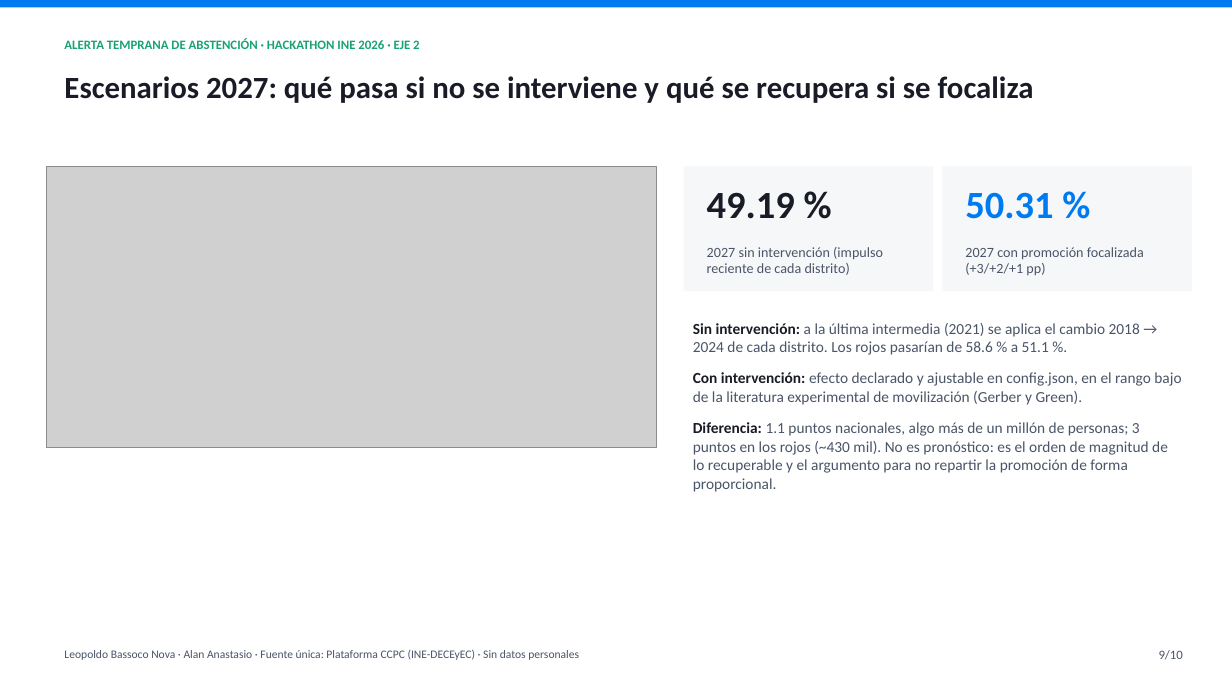
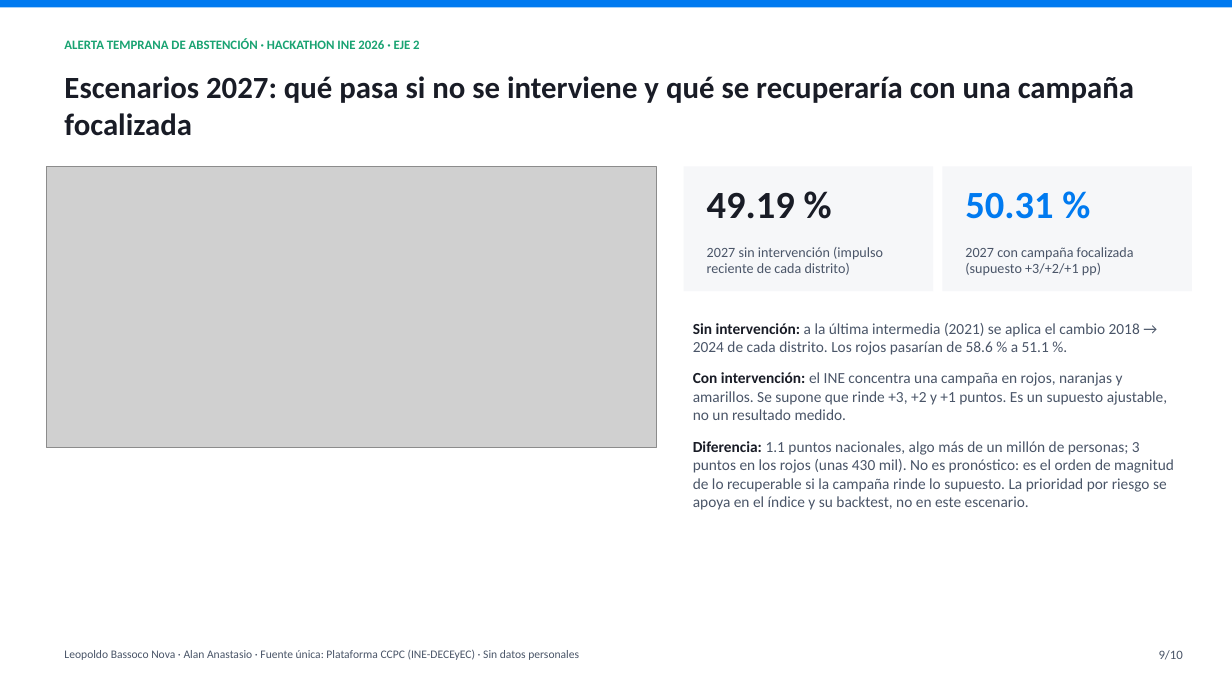
Before and after one commit to Lbassoco95/alerta-temprana-abstencion, a slide deck: slide 9 of entregables/Laminas-Alerta-temprana-de-abstencion.pptx. Drawn at 1232x693 pixels with LibreOffice and Linux fonts; fonts in the diff are those of the drawing; grey boxes stand for pictures. Boxes give left, top, right and bottom in pixels: in the first picture for what was removed or moved away, otherwise in the second. Text is boxed around its words. In the diff, an @@ line names an element or a change of style, - is before the commit and + after.

Commit message:
v0.3.1: redacción del escenario 2027 (banda = lugar de la campaña; +3/+2/+1 como supuesto declarado); parámetro puntos_campana_por_banda

```diff
--- a/entregables/Laminas-Alerta-temprana-de-abstencion.pptx
+++ b/entregables/Laminas-Alerta-temprana-de-abstencion.pptx
@@ text at (x1=64, y1=76, x2=1134, y2=136): text changed @@
-Escenarios 2027: qué pasa si no se interviene y qué se recupera si se focaliza
+Escenarios 2027: qué pasa si no se interviene y qué se recuperaría con una campaña focalizada
@@ text at (x1=965, y1=247, x2=1134, y2=276): text changed @@
-2027 con promoción focalizada (+3/+2/+1 pp)
+2027 con campaña focalizada (supuesto +3/+2/+1 pp)
@@ text at (x1=693, y1=372, x2=1174, y2=510): text changed @@
-Con intervención: efecto declarado y ajustable en config.json, en el rango bajo de la literatura experimental de movilización (Gerber y Green).
-Diferencia: 1.1 puntos nacionales, algo más de un millón de personas; 3 puntos en los rojos (~430 mil). No es pronóstico: es el orden de magnitud de lo recuperable y el argumento para no repartir la promoción de forma proporcional.
+Con intervención: el INE concentra una campaña en rojos, naranjas y amarillos. Se supone que rinde +3, +2 y +1 puntos. Es un supuesto ajustable, no un resultado medido.
+Diferencia: 1.1 puntos nacionales, algo más de un millón de personas; 3 puntos en los rojos (unas 430 mil). No es pronóstico: es el orden de magnitud de lo recuperable si la campaña rinde lo supuesto. La prioridad por riesgo se apoya en el índice y su backtest, no en este escenario.
```
Also in this commit, not shown: 18 other files.
